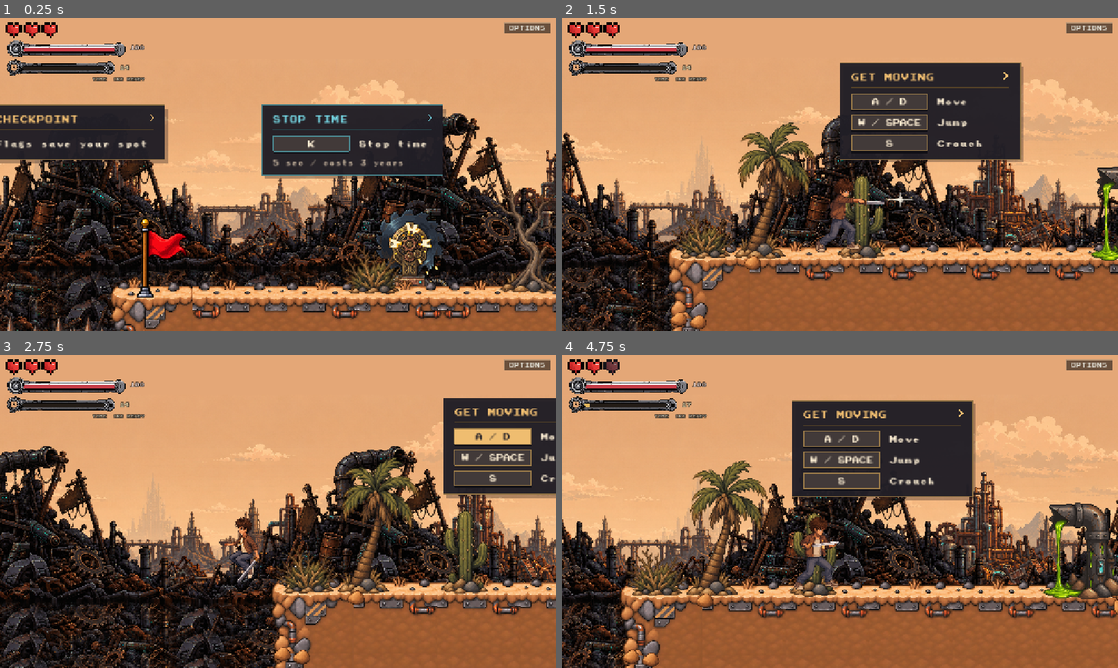
Above: before the commit, frames 1-4 (two rows, left to right).
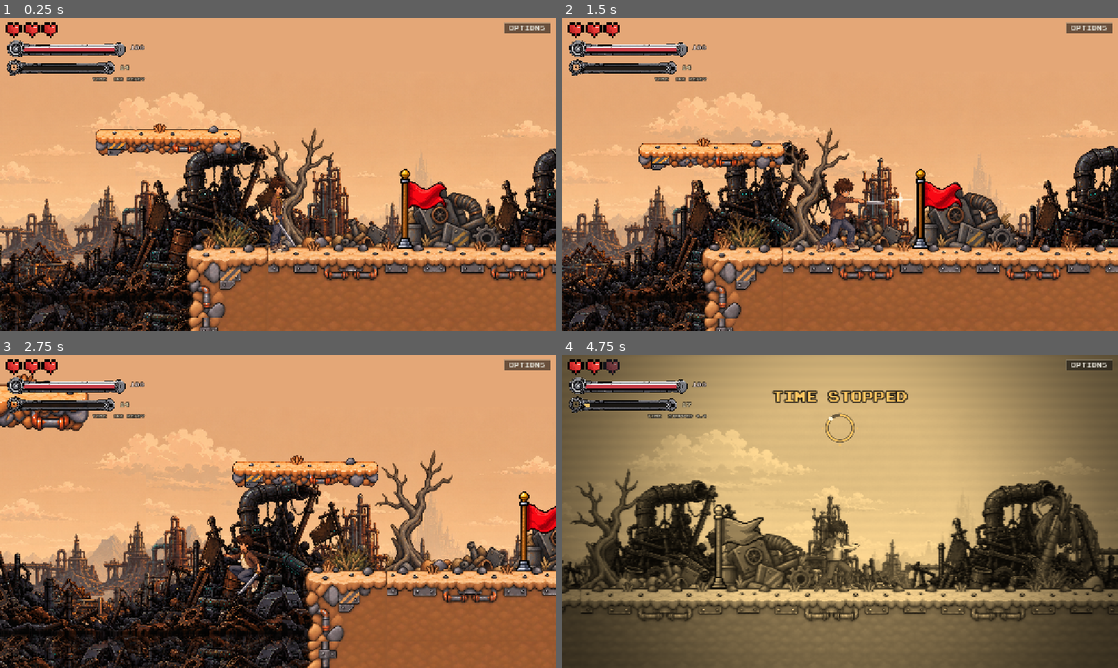
Above: after the commit, the same moments.

Repository: Zeyadzahran/years-to-spare
Game: Godot game, scene res://src/levels/level_01/level_01.tscn
Same seed, same stepped clock (60 frames per second), same inputs: the game is played once before the commit and once after it. This scene is started directly instead of the project's main scene. Sound files missing from this copy of the repository are replaced by a short silence.
Inputs (mouse positions are in pixels of both pictures, inside the frame that each line leads up to):
- Up to frame 1 (0.25 s): no input
- Up to frame 2 (1.5 s): tap Enter at 0.5 s; move the mouse to (962, 158) at 0.52 s; hold D (move_right) 0.53-1.25 s; tap J (attack) at 0.6 s; click (962, 158) at 0.67 s; tap Space (jump) at 0.77 s; drag from (728, 190) to (812, 237) at 1.27 s
- Up to frame 3 (2.75 s): move the mouse to (333, 442) at 2.02 s; hold A (move_left) from 2.03 s (still down); tap E (time_rewind) at 2.1 s
- Up to frame 4 (4.75 s): release A (move_left) at 2.75 s; drag from (812, 574) to (673, 464) at 2.77 s; move the mouse to (1006, 558) at 3.52 s; hold D (move_right) 3.53-4.25 s; tap K (time_stop) at 3.6 s; tap Space (jump) at 3.77 s; drag from (673, 464) to (756, 433) at 4.27 s

The runs differ from the first frame. In frame 1, 57% of the frame differs, in the area x 0-100%, y 19-100%; in frame 2, 44%; in frame 3, 48%; in frame 4, 87%, in the area x 0-100%, y 0-100%.

Commit message:
update the logic of the player

Diff:
--- a/src/levels/level.gd
+++ b/src/levels/level.gd
@@ -4,19 +4,12 @@
 ## content of a phase stays in its scene tree.
 
 @export var level_id: StringName = &"phase_1"
-@export_node_path("Marker2D") var level_start_path: NodePath
 
-## Testing aid: tick this to leave the boy exactly where the Player node sits
-## in the editor instead of moving him to the level start. Only ever applies
-## when there is no checkpoint to honour yet and the scene is run from the
-## editor (see OS.has_feature("editor") below) - an exported build, and any
-## run a checkpoint or death has already touched, are untouched by this.
-@export var debug_keep_editor_spawn := false
-
-## Testing aid: point this at a Marker2D to start there instead, without
-## having to drag the Player node itself around. Same editor-only,
-## no-checkpoint-yet guard as debug_keep_editor_spawn, and wins over it if
-## both are set.
+## Testing aid: point this at a Marker2D to start there instead of the Player
+## node's own authored position. Only ever applies when there is no
+## checkpoint to honour yet and the scene is run from the editor (see
+## OS.has_feature("editor") below) - an exported build, and any run a
+## checkpoint or death has already touched, are untouched by this.
 @export_node_path("Marker2D") var debug_spawn_path: NodePath
 
 func _ready() -> void:
@@ -36,7 +29,7 @@
 ## GameState.lose_heart() has already run by the time this reload happens. A
 ## heart still covers it, so the checkpoint is still recorded and this puts him
 ## back on it; the third one instead clears the checkpoint before the reload,
-## which is what sends him back to the authored level start here - the same
+## which leaves him at the Player node's own authored position here - the same
 ## place a run that never reached a checkpoint at all resumes from. Either way
 ## his age is preserved; handing years back would make the game's only currency
 ## free and walk his body backwards on every mistake.
@@ -52,24 +45,17 @@
 	if GameState.has_checkpoint(level_id):
 		player.global_position = GameState.checkpoint_position
 		return
-	if OS.has_feature("editor") and _apply_debug_spawn(player):
-		return
-	var level_start := get_node_or_null(level_start_path) as Marker2D
-	if level_start != null:
-		player.global_position = level_start.global_position
+	if OS.has_feature("editor"):
+		_apply_debug_spawn(player)
 
 
-## Testing aid only - see debug_spawn_path and debug_keep_editor_spawn above.
-## Reached only once there is no checkpoint to honour, so it can start a test
-## run somewhere convenient without ever pre-empting what a real checkpoint
-## sends the boy back to. Returns true when it placed - or deliberately left -
-## the boy, which is what tells _resume_run to skip the level start marker.
-func _apply_debug_spawn(player: Node2D) -> bool:
+## Testing aid only - see debug_spawn_path above. Reached only once there is no
+## checkpoint to honour, so it can start a test run at a specific marker
+## without ever pre-empting what a real checkpoint sends the boy back to.
+func _apply_debug_spawn(player: Node2D) -> void:
 	var marker := get_node_or_null(debug_spawn_path) as Marker2D
 	if marker != null:
 		player.global_position = marker.global_position
-		return true
-	return debug_keep_editor_spawn
 
 
 ## Units downed earlier in the run do not get up again for a retry. Done before
--- a/src/levels/level_01/level_01.tscn
+++ b/src/levels/level_01/level_01.tscn
@@ -48,7 +48,6 @@
 
 [node name="Level01" type="Node2D" unique_id=2026904255]
 script = ExtResource("1_a7tag")
-level_start_path = NodePath("World/LevelStart")
 
 [node name="Ambience" type="Node" parent="." unique_id=1708576858]
 
